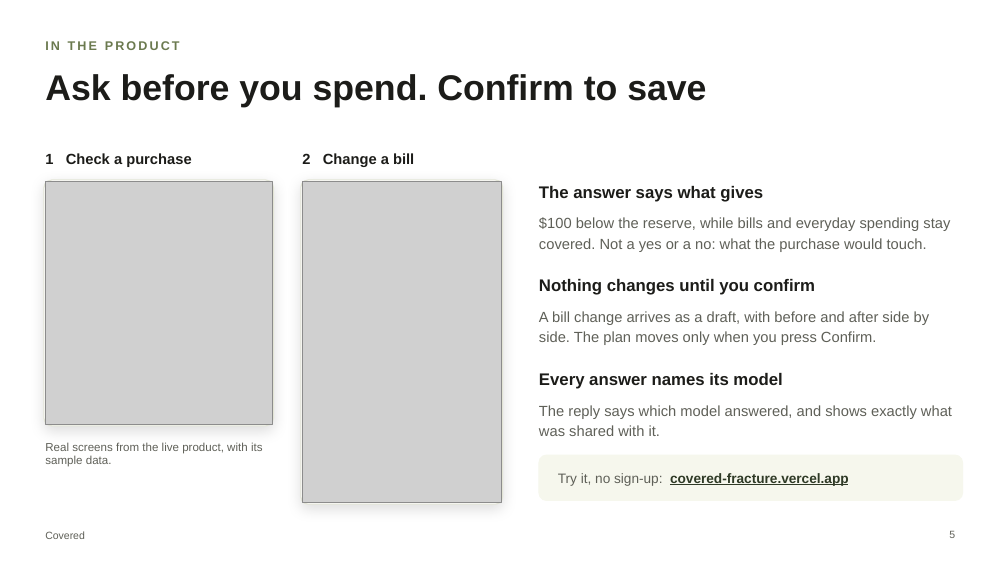
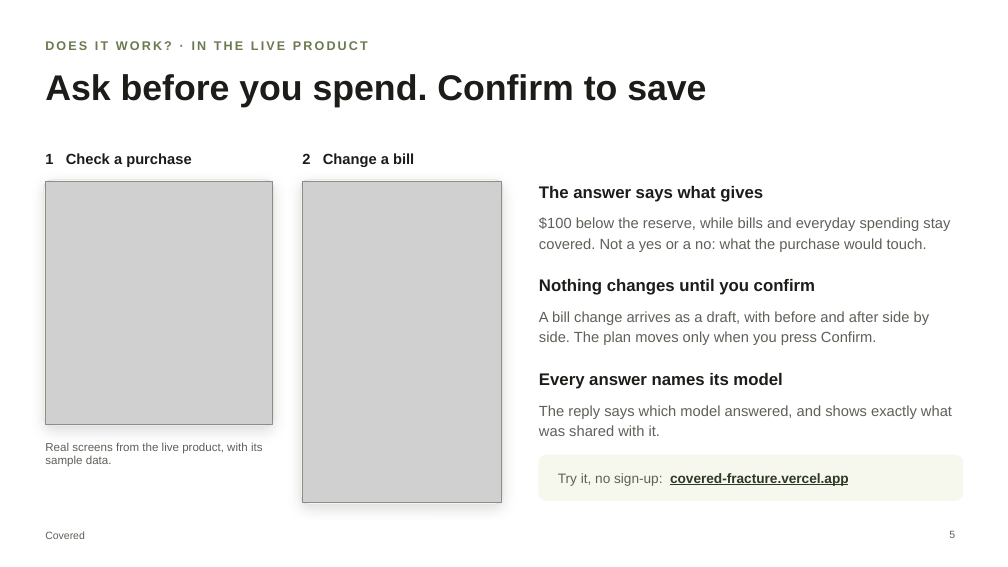
Before and after one commit to chinusoid/FractureTeam, a slide deck: slide 5 of pitch/covered-pitch.pptx. Drawn at 1008x567 pixels with LibreOffice and Linux fonts; fonts in the diff are those of the drawing; grey boxes stand for pictures. Boxes give left, top, right and bottom in pixels: in the first picture for what was removed or moved away, otherwise in the second. Text is boxed around its words. In the diff, an @@ line names an element or a change of style, - is before the commit and + after.

```diff
--- a/pitch/covered-pitch.pptx
+++ b/pitch/covered-pitch.pptx
@@ text at (x1=45, y1=41, x2=368, y2=50): text changed @@
-IN THE PRODUCT
+DOES IT WORK? · IN THE LIVE PRODUCT
```
Also in this commit, not shown: 9 other slides changed, 3 other files.
